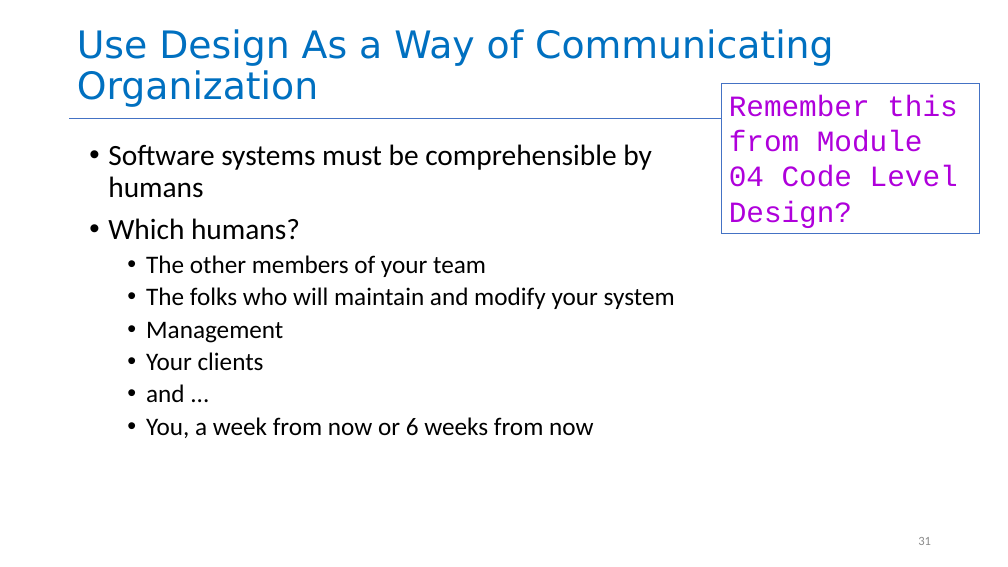
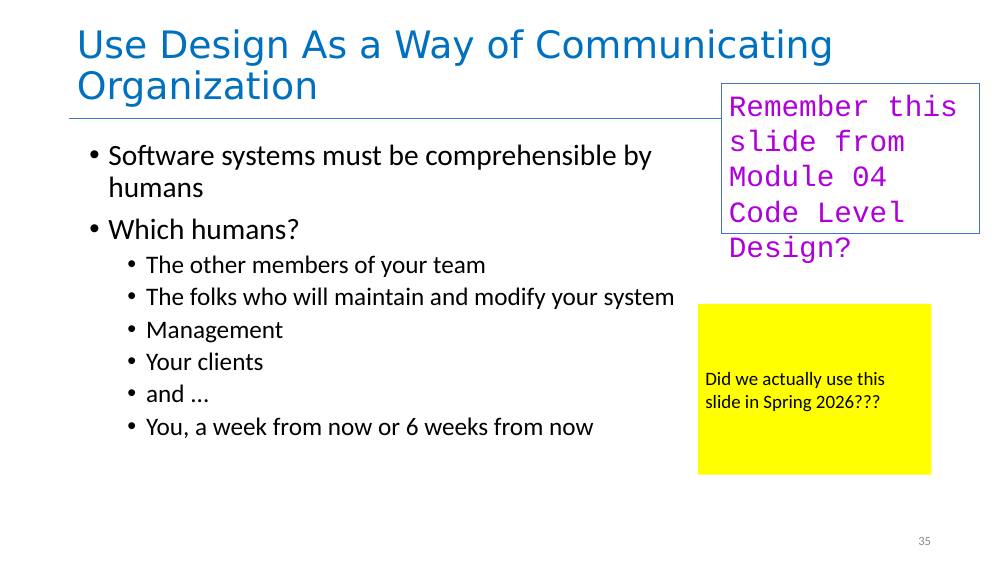
Before and after one commit to neu-se/CS4530-Spring-2026, a slide deck: slide 35 of Slides/Module 16 Using AI Agents.pptx (slide 31 before the commit). Drawn at 1008x567 pixels with LibreOffice and Linux fonts; fonts in the diff are those of the drawing. Boxes give left, top, right and bottom in pixels: in the first picture for what was removed or moved away, otherwise in the second. Text is boxed around its words. In the diff, an @@ line names an element or a change of style, - is before the commit and + after.

Commit message:
revised lecture & module page

```diff
--- a/Slides/Module 16 Using AI Agents.pptx
+++ b/Slides/Module 16 Using AI Agents.pptx
@@ text in rectangle at bbox=[729, 95, 957, 263]: text changed @@
-Remember this from Module 04 Code Level Design?
+Remember this slide from Module 04 Code Level Design?
@@ rectangle added at bbox=[698, 304, 932, 475], fill #FFFF00, 18 pt, text #000000 @@
+Did we actually use this slide in Spring 2026???
@@ page number at bbox=[918, 537, 931, 545]: text changed @@
-31
+35
```
Also in this commit, not shown: 18 other slides changed, 21 slides added, 18 slides removed, 2 other files.
